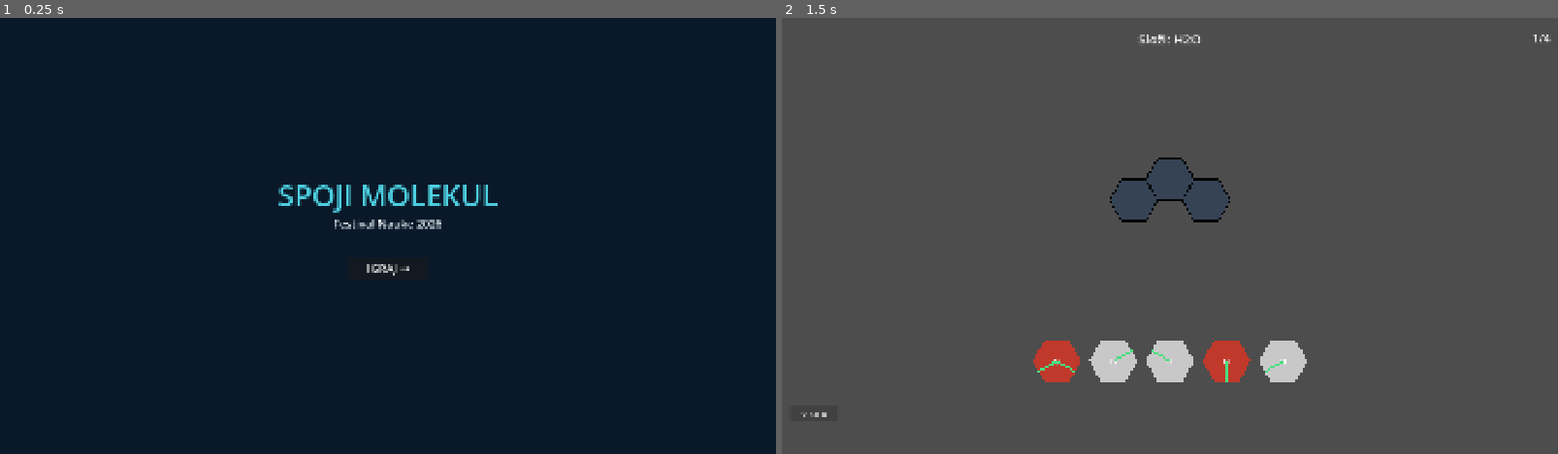
Above: before the commit, frames 1-2 (left to right).
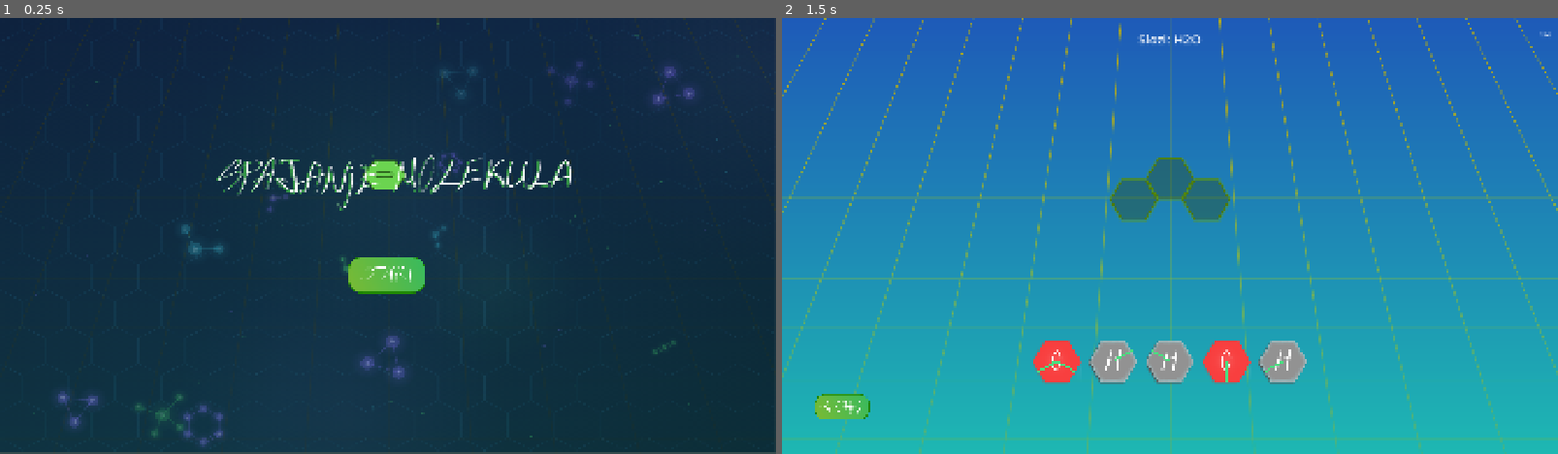
Above: after the commit, the same moments.

Repository: CobaltHorrific/festival_nauke
Game: Godot game, scene res://scenes/Main.tscn
The game is run twice, just before and just after one commit, with the same random seed, the same clock (stepped at 60 frames per second) and the same inputs.
Inputs (mouse positions are in pixels of both pictures, inside the frame that each line leads up to; where the layout moved, square brackets give the same spot in the first picture):
- Up to frame 1 (0.25 s): no input
- Up to frame 2 (1.5 s): click (1170, 275) [1170, 266] at 0.5 s; click (844, 406) [813, 414] at 1.25 s

The runs differ from the first frame. In frame 1, 60% of the frame differs, in the area x 0-100%, y 0-100%; in frame 2, 100%.

Commit message:
feat: sprites integrated - tiles, slots, background, buttons, logo
- Background texture on game and title screen
  - Slot and tile sprites with correct scaling
  - Button sprites (start, next, restart) without default styling
  - Logo on title screen
  - Win screen dark overlay

Diff:
--- a/festival-nauke/scenes/BoardSlot.tscn
+++ b/festival-nauke/scenes/BoardSlot.tscn
@@ -1,8 +1,11 @@
 [gd_scene format=3 uid="uid://crx6eus0evjyd"]
 
 [ext_resource type="Script" uid="uid://ccc14trjc02oe" path="res://scripts/BoardSlot.gd" id="1_yo1gl"]
+[ext_resource type="Texture2D" uid="uid://n37c4uw3dvax" path="res://assets/Sprites/slot_empty.png" id="2_7s4xt"]
 
 [node name="BoardSlot" type="Node2D" unique_id=1965171649]
 script = ExtResource("1_yo1gl")
 
-[node name="Polygon2D" type="Polygon2D" parent="." unique_id=1607199833]
+[node name="Sprite2D" type="Sprite2D" parent="." unique_id=2100280607]
+scale = Vector2(0.85, 0.85)
+texture = ExtResource("2_7s4xt")
--- a/festival-nauke/scenes/HexTile.tscn
+++ b/festival-nauke/scenes/HexTile.tscn
@@ -5,15 +5,6 @@
 [node name="HexTile" type="Area2D" unique_id=756073703]
 script = ExtResource("1_k1oo0")
 
-[node name="Polygon2D" type="Polygon2D" parent="." unique_id=1198170632]
+[node name="CollisionPolygon2D" type="CollisionPolygon2D" parent="." unique_id=1453395988]
 
-[node name="Label" type="Label" parent="." unique_id=474428893]
-offset_left = -30.0
-offset_top = -20.0
-offset_right = 30.0
-offset_bottom = 20.0
-theme_override_font_sizes/font_size = 22
-horizontal_alignment = 1
-vertical_alignment = 1
-
-[node name="CollisionPolygon2D" type="CollisionPolygon2D" parent="." unique_id=1453395988]
+[node name="Sprite2D" type="Sprite2D" parent="." unique_id=537483713]
--- a/festival-nauke/scenes/Main.tscn
+++ b/festival-nauke/scenes/Main.tscn
@@ -1,12 +1,22 @@
 [gd_scene format=3 uid="uid://byqymgqhinkpv"]
 
 [ext_resource type="Script" uid="uid://bf0sdjym7y7fs" path="res://scripts/Main.gd" id="1_elqb8"]
+[ext_resource type="Texture2D" uid="uid://bg2f7epctwgo5" path="res://assets/Sprites/background_blue.png" id="2_rarhs"]
 [ext_resource type="PackedScene" uid="uid://eemmybxpu1ip" path="res://scenes/UI.tscn" id="2_rvslj"]
 [ext_resource type="PackedScene" uid="uid://y3txj6st6fpo" path="res://scenes/TitleScreen.tscn" id="3_0bbpv"]
 
 [node name="Main" type="Node2D" unique_id=1634408659]
 script = ExtResource("1_elqb8")
 
+[node name="Background" type="TextureRect" parent="." unique_id=218090630]
+anchors_preset = 15
+anchor_right = 1.0
+anchor_bottom = 1.0
+grow_horizontal = 2
+grow_vertical = 2
+texture = ExtResource("2_rarhs")
+expand_mode = 1
+
 [node name="UI" parent="." unique_id=1386058611 instance=ExtResource("2_rvslj")]
 
 [node name="TitleScreen" parent="." unique_id=2042531822 instance=ExtResource("3_0bbpv")]
--- a/festival-nauke/scenes/TitleScreen.tscn
+++ b/festival-nauke/scenes/TitleScreen.tscn
@@ -1,22 +1,24 @@
 [gd_scene format=3 uid="uid://y3txj6st6fpo"]
 
 [ext_resource type="Script" uid="uid://bmqbn4eyyoxun" path="res://scripts/TitleScreen.gd" id="1_qyuap"]
+[ext_resource type="Texture2D" uid="uid://bme0kdlvcl0ai" path="res://assets/Sprites/btn_start.png" id="2_dfj8j"]
+[ext_resource type="Texture2D" uid="uid://dmht3n473g4pg" path="res://assets/Sprites/logo.png" id="3_8k5og"]
 
 [node name="TitleScreen" type="CanvasLayer" unique_id=2042531822]
 script = ExtResource("1_qyuap")
 
-[node name="Background" type="ColorRect" parent="." unique_id=2054211286]
+[node name="Background" type="TextureRect" parent="." unique_id=777870706]
 offset_right = 40.0
 offset_bottom = 40.0
-
-[node name="TitleLabel" type="Label" parent="." unique_id=1285957279]
-offset_right = 40.0
-offset_bottom = 23.0
-
-[node name="SubtitleLabel" type="Label" parent="." unique_id=1868228172]
-offset_right = 40.0
-offset_bottom = 23.0
 
 [node name="StartButton" type="Button" parent="." unique_id=636152878]
 offset_right = 8.0
 offset_bottom = 8.0
+icon = ExtResource("2_dfj8j")
+expand_icon = true
+
+[node name="Logo" type="TextureRect" parent="." unique_id=1312321766]
+offset_right = 40.0
+offset_bottom = 40.0
+texture = ExtResource("3_8k5og")
+expand_mode = 2
--- a/festival-nauke/scenes/UI.tscn
+++ b/festival-nauke/scenes/UI.tscn
@@ -21,7 +21,7 @@
 anchor_bottom = 1.0
 grow_horizontal = 2
 grow_vertical = 2
-color = Color(0.039215688, 0.09803922, 0.16078432, 0.6)
+color = Color(0, 0, 0, 0.6)
 
 [node name="MoleculeLabel" type="Label" parent="WinScreen" unique_id=607630320]
 layout_mode = 1
--- a/festival-nauke/scripts/BoardSlot.gd
+++ b/festival-nauke/scripts/BoardSlot.gd
@@ -6,37 +6,18 @@
 
 var occupied_by: HexTile = null
 
-@onready var polygon: Polygon2D = $Polygon2D
+@onready var sprite: Sprite2D = $Sprite2D
+
+var _tex_normal := preload("res://assets/sprites/slot_empty.png")
+var _tex_hover := preload("res://assets/sprites/slot_hover.png")
 
 func _ready() -> void:
-	_build_shape()
-	_build_border()
+	$Sprite2D.scale = Vector2(0.85, 0.85)
 	add_to_group("slots")
-
-func _build_shape() -> void:
-	var pts := PackedVector2Array()
-	for i in 6:
-		var angle := deg_to_rad(60.0 * i)
-		pts.append(Vector2(cos(angle), sin(angle)) * RADIUS)
-	polygon.polygon = pts
-	polygon.color = Color(0.12, 0.23, 0.37, 0.5)
-
-func _build_border() -> void:
-	var pts := PackedVector2Array()
-	for i in 7:
-		var angle := deg_to_rad(60.0 * (i % 6))
-		pts.append(Vector2(cos(angle), sin(angle)) * RADIUS)
-	var line := Line2D.new()
-	line.points = pts
-	line.default_color = Color("#000000")
-	line.width = 3.0
-	add_child(line)
 
 func is_free() -> bool:
 	return occupied_by == null
 
 func highlight(on: bool) -> void:
-	if on:
-		polygon.color = Color(0.29, 0.87, 0.5, 0.5)
-	else:
-		polygon.color = Color(0.12, 0.23, 0.37, 0.5)
+	if sprite:
+		sprite.texture = _tex_hover if on else _tex_normal
--- a/festival-nauke/scripts/HexTile.gd
+++ b/festival-nauke/scripts/HexTile.gd
@@ -10,14 +10,20 @@
 
 signal tile_clicked(tile)
 
-@onready var polygon: Polygon2D = $Polygon2D
-@onready var label: Label = $Label
+@onready var sprite: Sprite2D = $Sprite2D
 @onready var collision: CollisionPolygon2D = $CollisionPolygon2D
 
+var _textures := {
+	"H": preload("res://assets/sprites/tile_H.png"),
+	"O": preload("res://assets/sprites/tile_O.png"),
+	"C": preload("res://assets/sprites/tile_C.png"),
+	"N": preload("res://assets/sprites/tile_N.png"),
+	"S": preload("res://assets/sprites/tile_S.png"),
+}
+
 func _ready() -> void:
-	_build_hex_shape()
-	_refresh_visuals()
-	_refresh_bonds()
+	$Sprite2D.scale = Vector2(0.85, 0.85)
+	_build_collision()
 	add_to_group("tiles")
 
 func setup(p_element: String, p_edges: Array, p_fixed: bool = false) -> void:
@@ -25,8 +31,12 @@
 	edges = p_edges
 	is_fixed = p_fixed
 	if is_inside_tree():
-		_refresh_visuals()
+		_refresh_sprite()
 		_refresh_bonds()
+
+func _refresh_sprite() -> void:
+	if sprite and _textures.has(element):
+		sprite.texture = _textures[element]
 
 func _input(event: InputEvent) -> void:
 	if is_fixed:
@@ -38,33 +48,18 @@
 			emit_signal("tile_clicked", self)
 			get_viewport().set_input_as_handled()
 
-func _build_hex_shape() -> void:
+func _build_collision() -> void:
 	var pts := PackedVector2Array()
 	for i in 6:
 		var angle := deg_to_rad(60.0 * i)
 		pts.append(Vector2(cos(angle), sin(angle)) * RADIUS)
-	polygon.polygon = pts
 	collision.polygon = pts
 
-func _refresh_visuals() -> void:
-	if label:
-		label.text = element
-	if polygon:
-		match element:
-			"C": polygon.color = Color("2d2d2d")
-			"H": polygon.color = Color("c8c8c8")
-			"O": polygon.color = Color("c0392b")
-			"N": polygon.color = Color("2471a3")
-			"S": polygon.color = Color("f1c40f")
-			_:   polygon.color = Color("1e3a5f")
-
 func _refresh_bonds() -> void:
-	# Obrisi stare linije
 	for child in get_children():
 		if child.name.begins_with("Bond_"):
 			child.queue_free()
 
-	# Napravi nove
 	for i in 6:
 		var bond_count: int = edges[i]
 		if bond_count == 0:
--- a/festival-nauke/scripts/Main.gd
+++ b/festival-nauke/scripts/Main.gd
@@ -17,8 +17,13 @@
 var game_finished: bool = false
 
 @onready var ui = $UI
+@onready var background = $Background
 
 func _ready() -> void:
+	var vp := get_viewport().get_visible_rect().size
+	background.position = Vector2.ZERO
+	background.size = vp
+	background.modulate = Color(1, 1, 1, 0.6)  # ← DODAJ OVO (0.4 = 40% providnosti)
 	ui.next_level_pressed.connect(_on_next_level)
 	ui.reset_pressed.connect(_on_reset)
 	$TitleScreen.start_pressed.connect(_on_game_start)
--- a/festival-nauke/scripts/TitleScreen.gd
+++ b/festival-nauke/scripts/TitleScreen.gd
@@ -1,38 +1,26 @@
 extends CanvasLayer
-
-@onready var background = $Background
-@onready var title_label = $TitleLabel
-@onready var subtitle_label = $SubtitleLabel
-@onready var start_button = $StartButton
 
 signal start_pressed
 
 func _ready() -> void:
 	var vp := get_viewport().get_visible_rect().size
 
-	background.position = Vector2.ZERO
-	background.size = vp
-	background.color = Color("#0a1929")
+	$Background.position = Vector2.ZERO
+	$Background.size = vp
+	$Background.texture = load("res://assets/sprites/background_main.png")
+	$Background.modulate = Color(1, 1, 1, 0.85)
 
-	title_label.text = "SPOJI MOLEKUL"
-	title_label.position = Vector2(vp.x / 2.0 - 300, vp.y / 2.0 - 150)
-	title_label.size = Vector2(600, 100)
-	title_label.horizontal_alignment = HORIZONTAL_ALIGNMENT_CENTER
-	title_label.add_theme_font_size_override("font_size", 72)
-	title_label.add_theme_color_override("font_color", Color("#4dd0e1"))
+	$Logo.position = Vector2(vp.x / 2.0 - 425, vp.y / 2.0 - 250)
+	$Logo.size = Vector2(900, 225)
 
-	subtitle_label.text = "Festival Nauke 2026"
-	subtitle_label.position = Vector2(vp.x / 2.0 - 200, vp.y / 2.0 - 50)
-	subtitle_label.size = Vector2(400, 50)
-	subtitle_label.horizontal_alignment = HORIZONTAL_ALIGNMENT_CENTER
-	subtitle_label.add_theme_font_size_override("font_size", 28)
-	subtitle_label.add_theme_color_override("font_color", Color("#f0f9ff"))
-
-	start_button.text = "IGRAJ →"
-	start_button.position = Vector2(vp.x / 2.0 - 100, vp.y / 2.0 + 50)
-	start_button.size = Vector2(200, 60)
-	start_button.add_theme_font_size_override("font_size", 28)
-	start_button.pressed.connect(_on_start_pressed)
+	$StartButton.position = Vector2(vp.x / 2.0 - 150, vp.y / 2.0 + 20)
+	$StartButton.size = Vector2(450, 150)
+	$StartButton.position = Vector2(vp.x / 2.0 - 225, vp.y / 2.0 + 20)
+	$StartButton.pressed.connect(_on_start_pressed)
+	$StartButton.add_theme_stylebox_override("normal", StyleBoxEmpty.new())
+	$StartButton.add_theme_stylebox_override("hover", StyleBoxEmpty.new())
+	$StartButton.add_theme_stylebox_override("pressed", StyleBoxEmpty.new())
+	$StartButton.icon_alignment = HORIZONTAL_ALIGNMENT_CENTER
 
 func _on_start_pressed() -> void:
 	emit_signal("start_pressed")
--- a/festival-nauke/scripts/UI.gd
+++ b/festival-nauke/scripts/UI.gd
@@ -17,15 +17,33 @@
 	reset_button.pressed.connect(_on_reset_pressed)
 
 	var vp := get_viewport().get_visible_rect().size
-	reset_button.position = Vector2(20, vp.y - 120)
-	reset_button.size = Vector2(120, 40)
+	reset_button.position = Vector2(0, vp.y - 170)
+	reset_button.size = Vector2(300, 105)
+	var restart_tex := load("res://assets/sprites/btn_restart.png")
+	reset_button.icon = restart_tex
+	reset_button.text = ""
+	reset_button.expand_icon = true
+	reset_button.icon_alignment = HORIZONTAL_ALIGNMENT_CENTER
+	reset_button.add_theme_stylebox_override("normal", StyleBoxEmpty.new())
+	reset_button.add_theme_stylebox_override("hover", StyleBoxEmpty.new())
+	reset_button.add_theme_stylebox_override("pressed", StyleBoxEmpty.new())
+
+	var next_tex := load("res://assets/sprites/btn_next.png")
+	next_button.icon = next_tex
+	next_button.text = ""
+	next_button.expand_icon = true
+	next_button.icon_alignment = HORIZONTAL_ALIGNMENT_CENTER
+	next_button.add_theme_stylebox_override("normal", StyleBoxEmpty.new())
+	next_button.add_theme_stylebox_override("hover", StyleBoxEmpty.new())
+	next_button.add_theme_stylebox_override("pressed", StyleBoxEmpty.new())
+
 	level_label.position = Vector2(vp.x / 2.0 - 150, 30)
 	level_label.size = Vector2(300, 50)
 	level_label.horizontal_alignment = HORIZONTAL_ALIGNMENT_CENTER
+
 	counter_label.position = Vector2(vp.x - 150, 30)
 	counter_label.size = Vector2(130, 50)
 	counter_label.horizontal_alignment = HORIZONTAL_ALIGNMENT_RIGHT
-	counter_label.add_theme_font_size_override("font_size", 28)
 
 func show_win(molecule: String, hint: String) -> void:
 	var vp := get_viewport().get_visible_rect().size
@@ -33,7 +51,8 @@
 	win_screen.size = vp
 	molecule_label.position = Vector2(vp.x / 2.0 - 100, vp.y / 2.0 - 80)
 	hint_label.position = Vector2(vp.x / 2.0 - 300, vp.y / 2.0 - 10)
-	next_button.position = Vector2(vp.x / 2.0 - 100, vp.y / 2.0 + 80)
+	next_button.position = Vector2(vp.x / 2.0 - 225, vp.y / 2.0 + 80)
+	next_button.size = Vector2(450, 150)
 	molecule_label.text = molecule
 	hint_label.text = hint
 	win_screen.visible = true
@@ -44,13 +63,13 @@
 	reset_button.visible = true
 
 func set_level_label(molecule: String) -> void:
-	level_label.text = "Složi: " + molecule
+	level_label.text = "Slozi: " + molecule
+
+func set_counter(current: int, total: int) -> void:
+	counter_label.text = str(current) + "/" + str(total)
 
 func _on_next_pressed() -> void:
 	emit_signal("next_level_pressed")
 
 func _on_reset_pressed() -> void:
 	emit_signal("reset_pressed")
-
-func set_counter(current: int, total: int) -> void:
-	counter_label.text = str(current) + "/" + str(total)
Binary file added: festival-nauke/assets/Sprites/background_blue.png
Not shown, added: festival-nauke/assets/Sprites/background_blue.png.import
Binary file added: festival-nauke/assets/Sprites/background_main.png
Not shown, added: festival-nauke/assets/Sprites/background_main.png.import
Binary file added: festival-nauke/assets/Sprites/btn_next.png
Not shown, added: festival-nauke/assets/Sprites/btn_next.png.import
Binary file added: festival-nauke/assets/Sprites/btn_restart.png
Not shown, added: festival-nauke/assets/Sprites/btn_restart.png.import
Binary file added: festival-nauke/assets/Sprites/btn_start.png
Not shown, added: festival-nauke/assets/Sprites/btn_start.png.import
Binary file added: festival-nauke/assets/Sprites/logo.png
Not shown, added: festival-nauke/assets/Sprites/logo.png.import
(and 14 more such lines)
